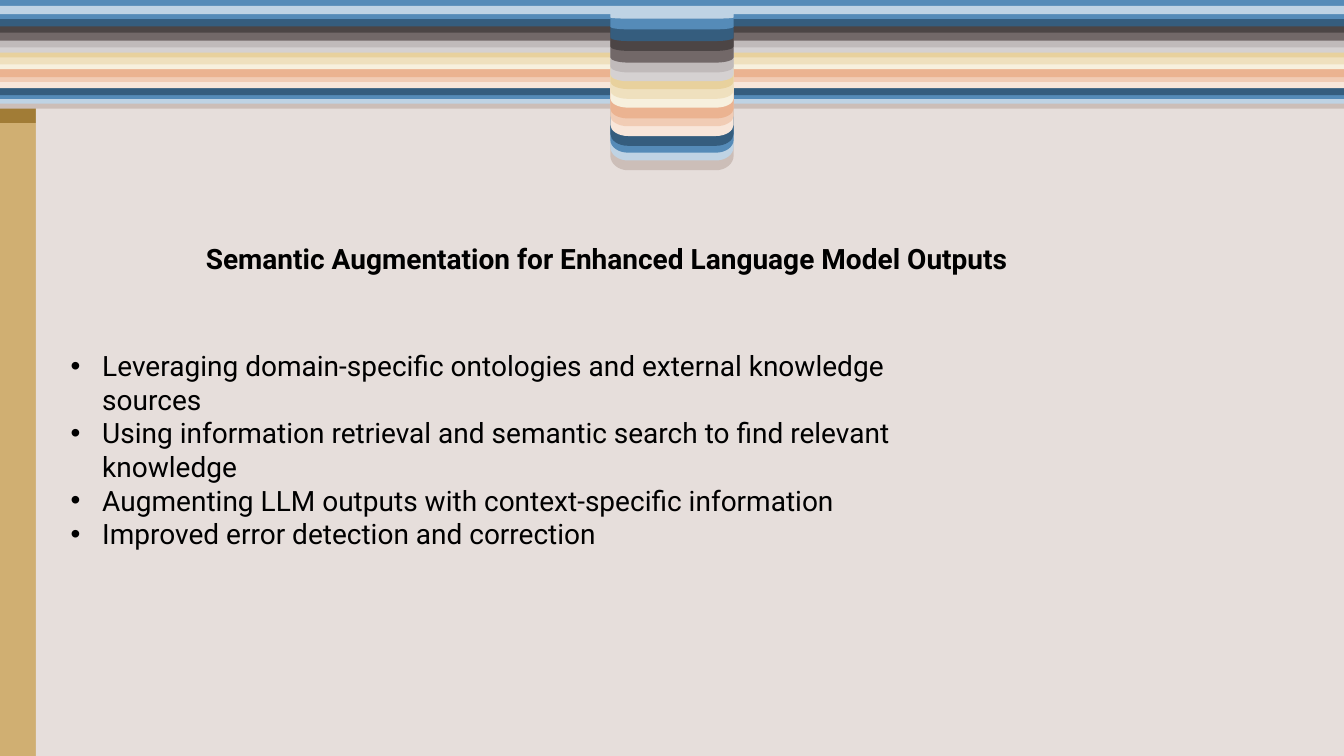
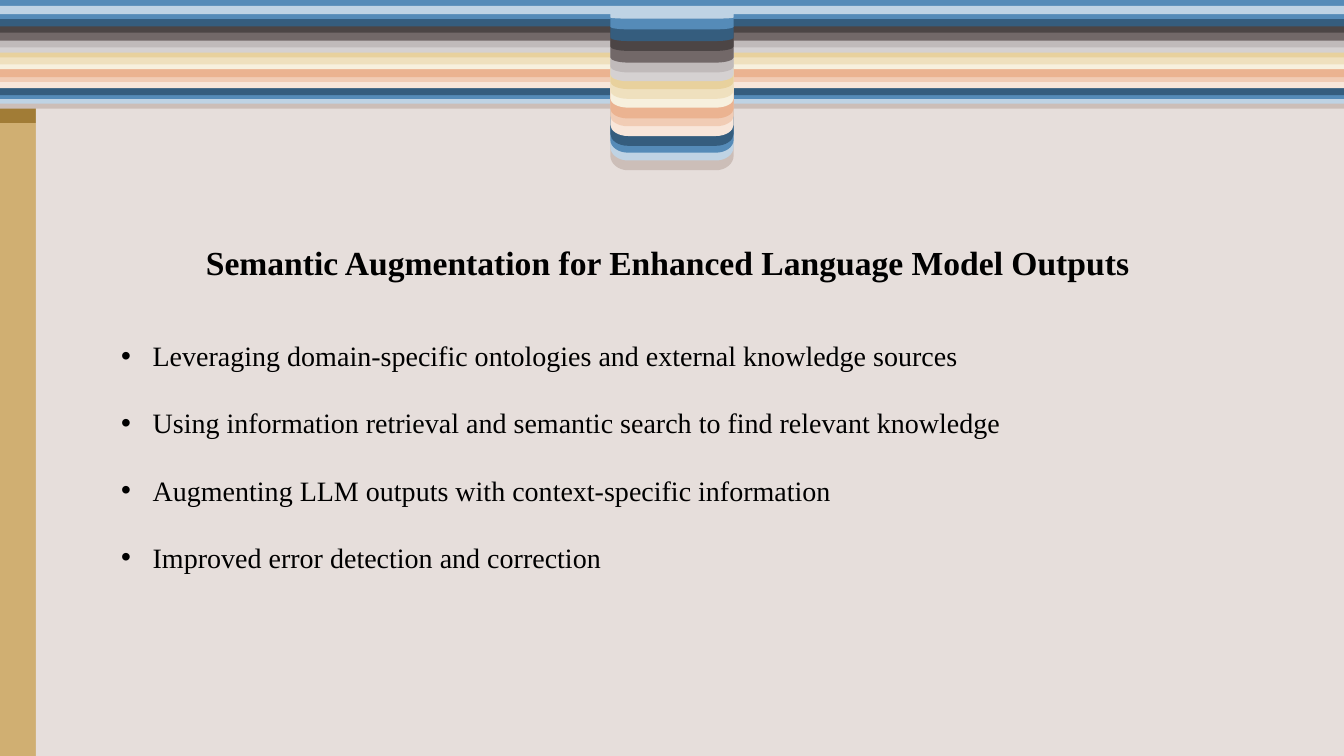
Before and after one commit to reshmailfatima/Stewart-Hackathon, a slide deck: slide 3 of Presentation_02 (1).pptx (slide 4 before the commit). Drawn at 1344x756 pixels with LibreOffice and Linux fonts; fonts in the diff are those of the drawing; background and template pictures are left out. Boxes give left, top, right and bottom in pixels: in the first picture for what was removed or moved away, otherwise in the second. Text is boxed around its words. In the diff, an @@ line names an element or a change of style, - is before the commit and + after.

```diff
--- a/Presentation_02 (1).pptx
+++ b/Presentation_02 (1).pptx
@@ text "Semantic Augmentation for Enhanced Language ..." at box(206, 251, 1129, 282): size 20 to 24 pt, font Roboto to Times New Roman @@
@@ text "Leveraging domain-specific ontologies and external ...": place and size @@
-text "Leveraging domain-specific ontologies and external ..." at box(102, 354, 889, 550)
+text "Leveraging domain-specific ontologies and external ..." at box(153, 346, 1000, 573)
@@ text "Leveraging domain-specific ontologies and external ..." at box(153, 346, 1000, 573): font Roboto to Times New Roman @@
```
Also in this commit, not shown: 6 other slides changed, 1 slide removed.
